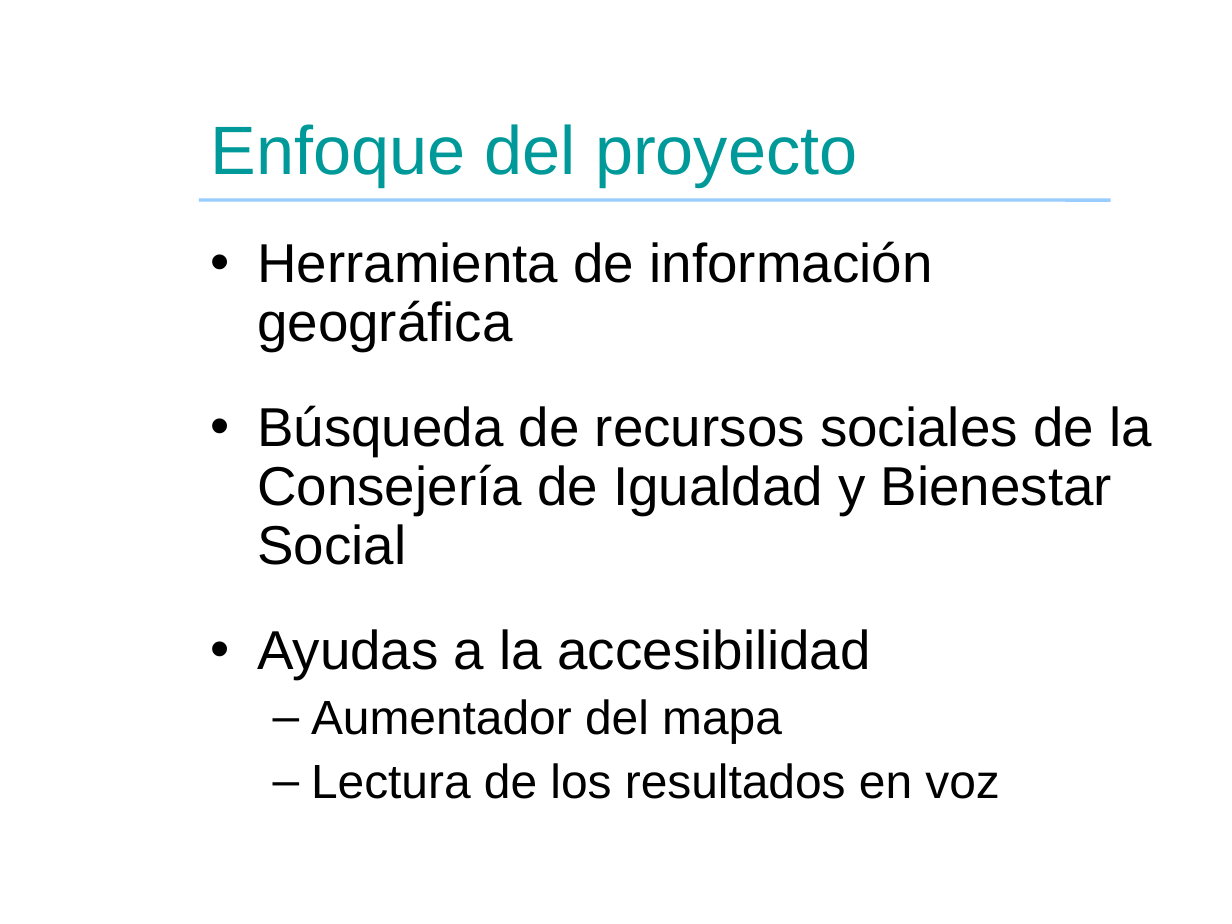
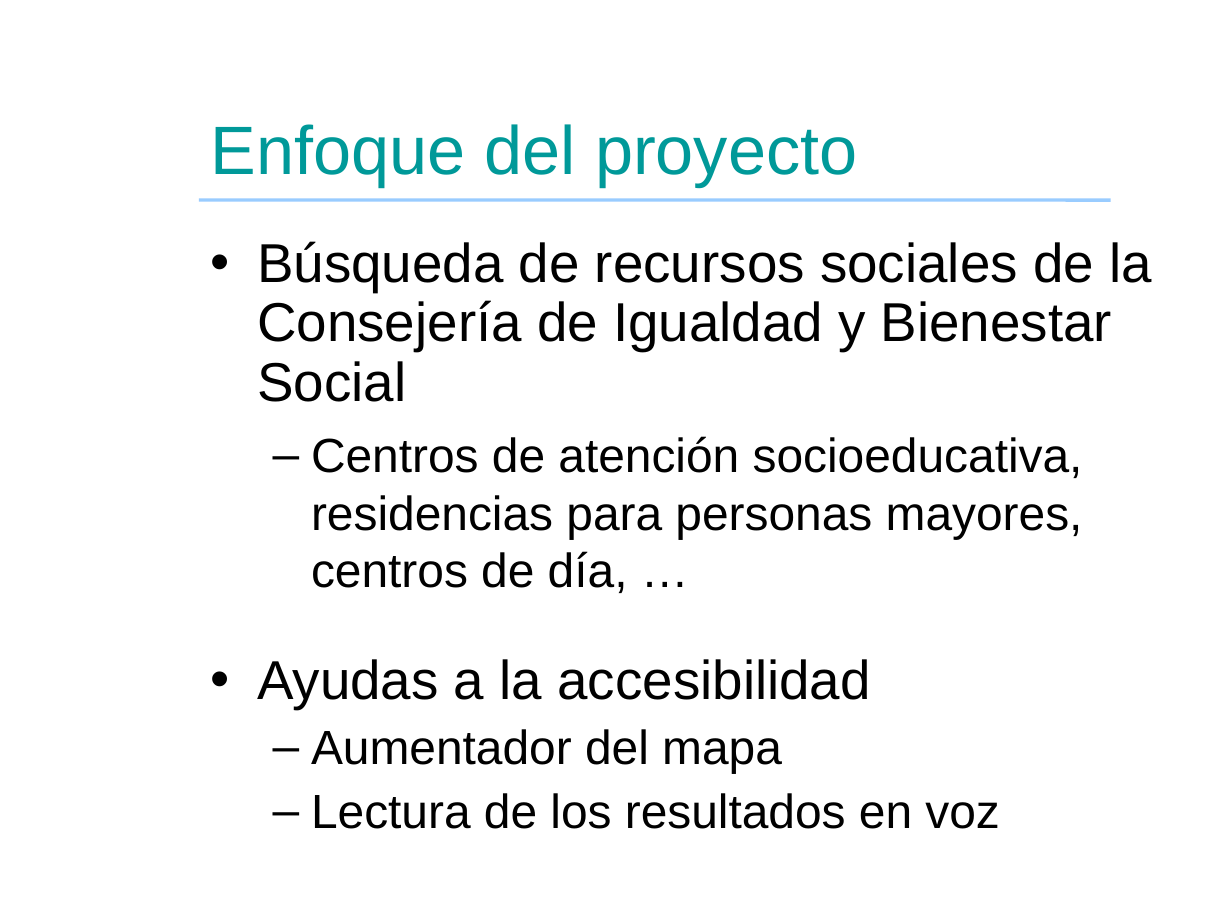
Before and after one commit to dsthode/pfc, a slide deck: slide 4 of presentacion.odp (slide 6 before the commit). Drawn at 1232x924 pixels with LibreOffice and Linux fonts; fonts in the diff are those of the drawing; background and template pictures are left out. Boxes give left, top, right and bottom in pixels: in the first picture for what was removed or moved away, otherwise in the second. Text is boxed around its words. In the diff, an @@ line names an element or a change of style, - is before the commit and + after.

```diff
--- a/presentacion.odp
+++ b/presentacion.odp
@@ text at bbox=[257, 241, 933, 351]: paragraph removed @@
-• Herramienta de información geográfica
@@ text at bbox=[311, 436, 1083, 593]: paragraph added @@
+  – Centros de atención socioeducativa, residencias para personas mayores, centros de día, …
```
Also in this commit, not shown: 2 other slides changed, 2 slides removed, 1 other file.
